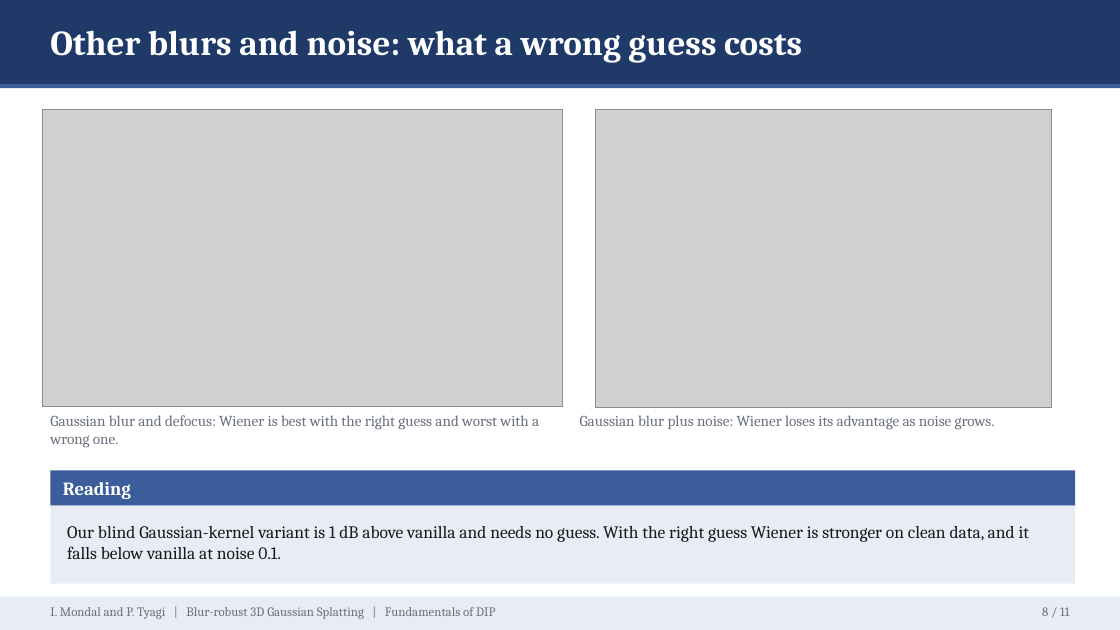
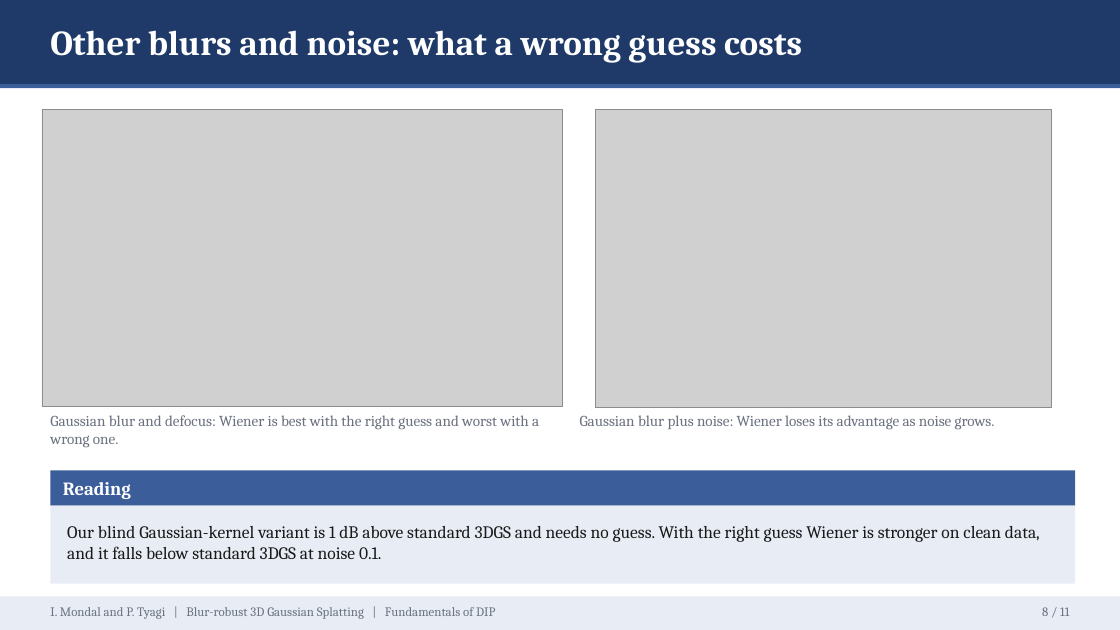
Before and after one commit to IshaanM05/blur-robust-3dgs, a slide deck: slide 8 of docs/slides.pptx. Drawn at 1120x630 pixels with LibreOffice and Linux fonts; fonts in the diff are those of the drawing; grey boxes stand for pictures. Boxes give left, top, right and bottom in pixels: in the first picture for what was removed or moved away, otherwise in the second. Text is boxed around its words. In the diff, an @@ line names an element or a change of style, - is before the commit and + after.

Commit message:
Slides: plain-language labels, define symbols, caption the kernel figure

```diff
--- a/docs/slides.pptx
+++ b/docs/slides.pptx
@@ text at bbox=[67, 526, 1040, 559]: text changed @@
-Our blind Gaussian-kernel variant is 1 dB above vanilla and needs no guess. With the right guess Wiener is stronger on clean data, and it falls below vanilla at noise 0.1.
+Our blind Gaussian-kernel variant is 1 dB above standard 3DGS and needs no guess. With the right guess Wiener is stronger on clean data, and it falls below standard 3DGS at noise 0.1.
```
Also in this commit, not shown: 8 other slides changed, 1 other file.
